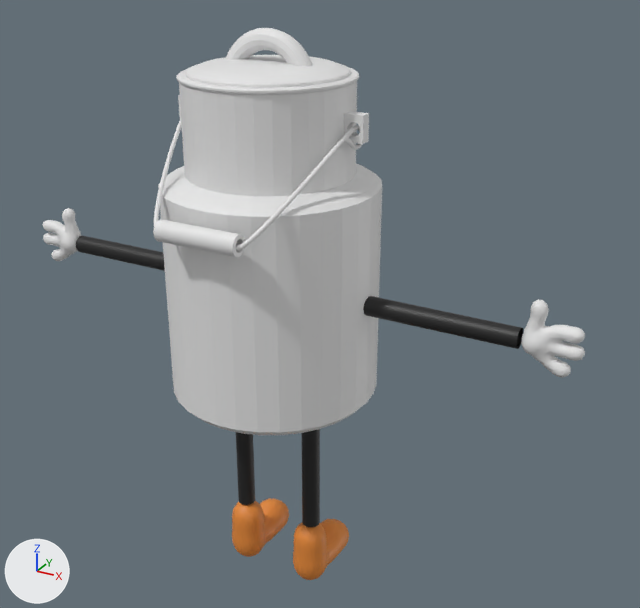
An edit to the Blender file resources/milk_churn.blend, drawn before and after from the same camera.
Both versions are drawn from a camera (50 mm lens) standing at (4.12, -6.58, 3.2) and looking at (0.37, 0.24, -0.21). Arrows for +X, +Y and +Z are at lower left; the lights stay in place.

In view in the first picture: 'Churn.001', 'Churn_Handle.001', 'Cover.001', 'Cover_Handle.001', 'Left_Arm', 'Left_Arm.001', 'Left_Boot', 'Left_Boot.001', 'Left_Glove', 'Left_Glove.001', 'Left_Leg.001', 'Wire.001'.
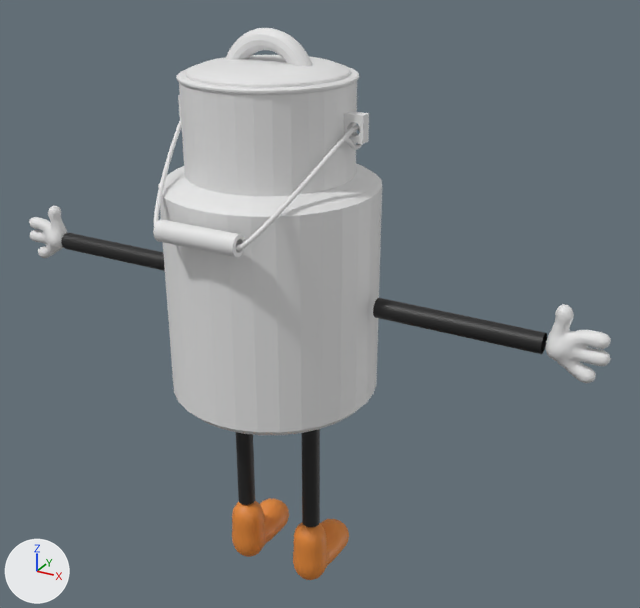
Commit message: Change position of arms

What differs and where, as boxes (x1, y1, x2, y2) in the pictures (640 x 608 px):
'Left_Glove.001', moved: before (521, 299, 585, 378); after (545, 304, 611, 383)
'Left_Arm.001', moved: before (363, 296, 523, 349); after (373, 298, 547, 354)
'Left_Glove', moved: before (42, 208, 81, 261); after (29, 205, 67, 258)

What changed in the scene script:
```text
Change ob_left_arm_001:
    ob_left_arm_001.location: (-0.89, 0.0, 0.0) -> (-0.69, 0.0, 0.0)
Change ob_left_glove:
    ob_left_glove.location: (-2.51, 0.0, 0.0) -> (-2.71, 0.0, 0.0)
Change ob_left_glove_001:
    ob_left_glove_001.location: (-2.51, 0.0, 0.0) -> (-2.31, 0.0, 0.0)
```
